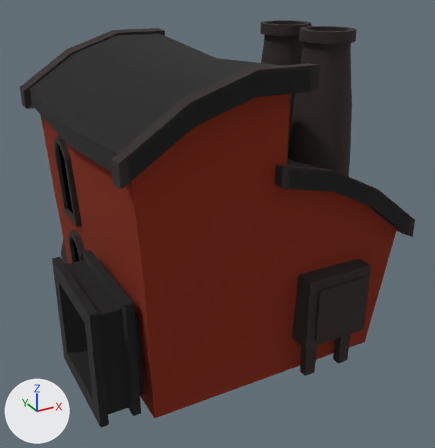
A saved change to the Blender file Assets/Blend-Dateien/wool_power_plant.blend.
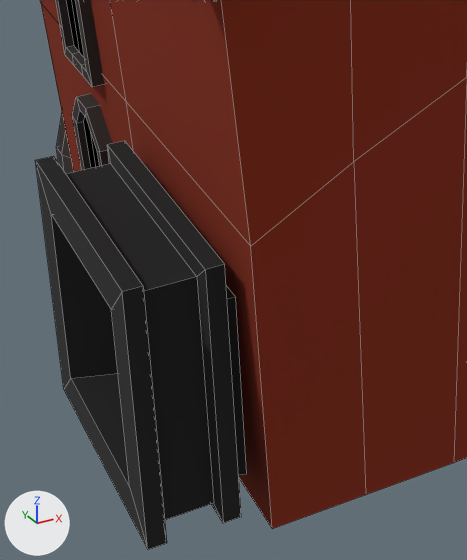
Each version is shown whole from a 50 mm lens placed at (-5.12, -8.74, 5.58), pointed at (-1.04, -1.31, 1.86), then close up on the part from 8% to 55% of the width and 42% to 96% of the height. Arrows for +X, +Y and +Z are at lower left; the lights stay in place. The close-ups show mesh edges as thin lines.

Script lines for the objects in view, before the commit:
```python
me_cube_001 = bpy.data.meshes.new('Cube.001')
me_cube_001.from_pydata(...)  # 696 vertices, 623 faces; spans x -3.68..1.19, y -3.59..1.16, z -0.02..5.01
me_cube_001.polygons.foreach_set('use_smooth', [True] * 623)
# faces by material slot: [502, 48, 46, 17, 10]
me_cube_001.materials.append(mat_material_004)  # black #312927
me_cube_001.materials.append(mat_material_002)  # red #862d19
me_cube_001.materials.append(mat_material_003)  # black #000000
me_cube_001.materials.append(mat_material_005)  # black #000000
me_cube_001.materials.append(mat_material)  # yellow #e7e100
# before: 343 (-3.1, -1.43, 0.18), 344 (-3.1, -1.43, 1.92) at pixel (124, 140), 349 (-3.1, -3.17, 0.18) at pixel (241, 516), 350 (-3.1, -3.17, 1.92) at pixel (224, 264)
ob_wool_power_plant_001 = bpy.data.objects.new('wool_power_plant.001', me_cube_001)
ob_wool_power_plant_001.location = (-0.053, 0.186, 0.0)
ob_wool_power_plant_001.scale = (0.95, 0.95, 0.95)
```
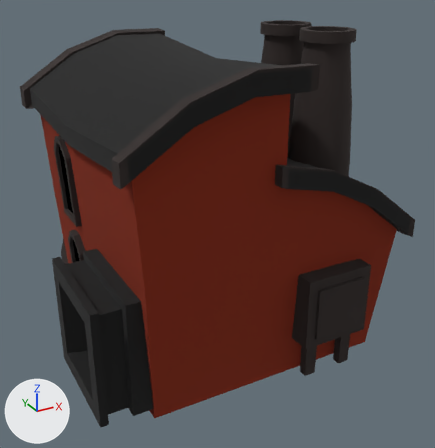
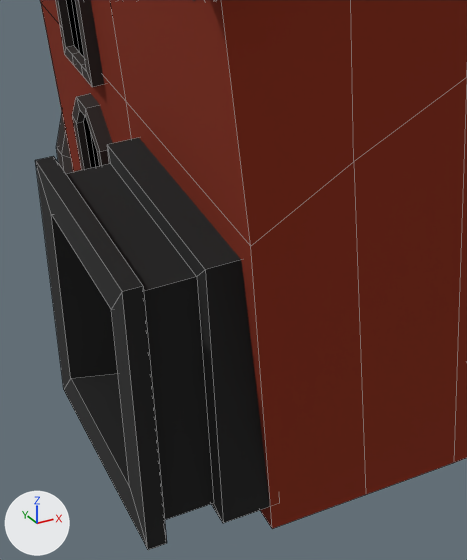
What differs and where, as boxes [x1, y1, x2, y2] in the close-ups (467 x 560 px; the box of a moved part takes in the faces that stretch with it):
part 1 of me_cube_001, moved or reshaped: before [107, 141, 241, 523]; after [107, 138, 270, 523]

What the commit changed:
me_cube_001 has 696 vertices, 623 faces and spans x -3.68..1.19, y -3.59..1.16, z -0.02..5.01.
me_cube_001 is used by ob_wool_power_plant_001; location (-0.053, 0.186, 0.0); scale (0.95, 0.95, 0.95).
Part 1, on me_cube_001:
Vertices 343, 344, 349, 350 of me_cube_001 move by (0.25, 0.0, 0.0).
